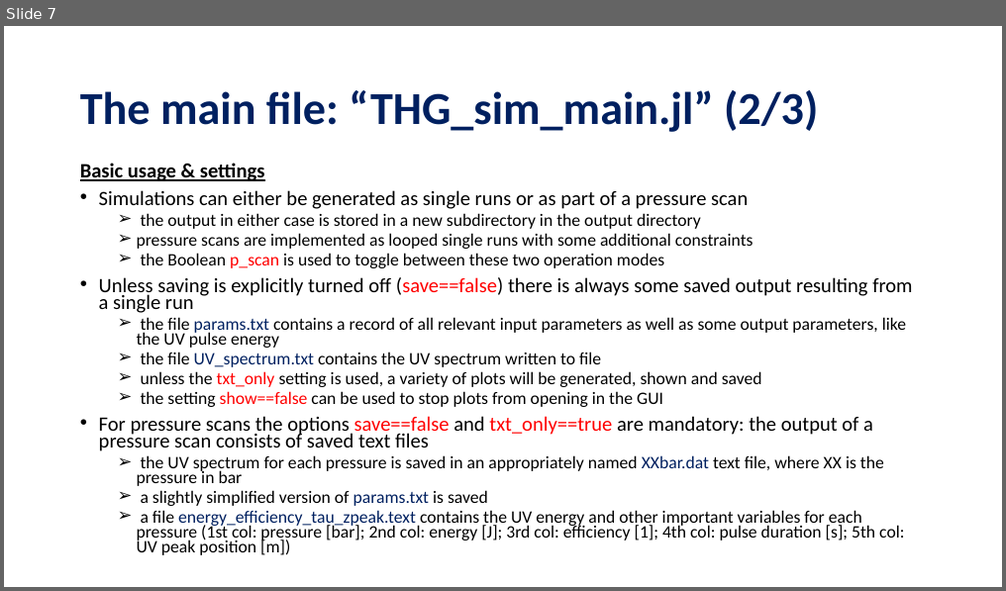
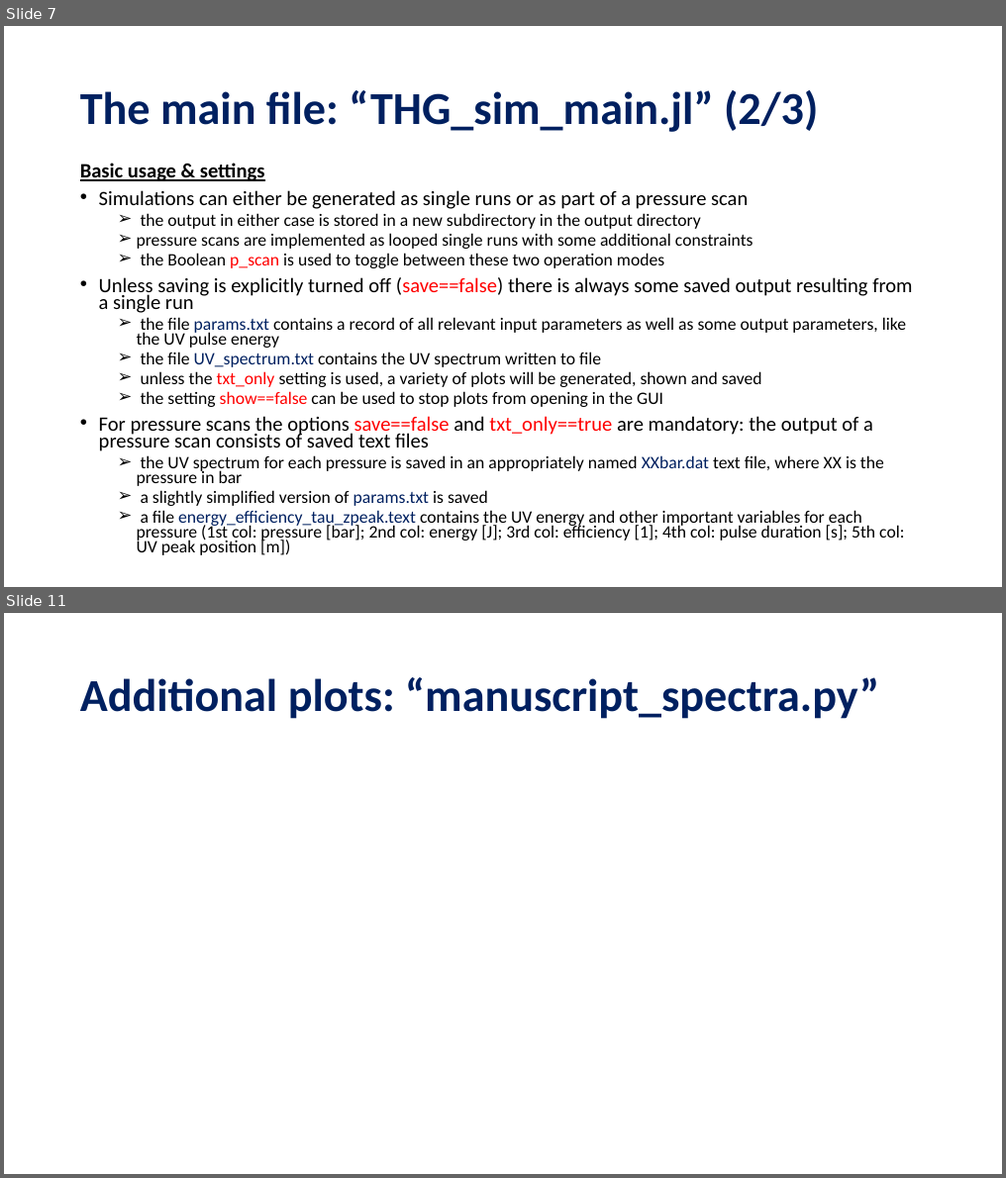
Before and after one commit to david-f-amorim/Simulating-THG-of-few-femtosecond-pulses-in-a-noble-gas-, a slide deck: presentations/DESY - Code Handover.pptx. Shown one above the other, each under a label of ours: slide 7 before the commit, slides 7 and 11 after it; the slides between them are not shown. The pictures are 1006x591 and 1006x1178 pixels, drawn with LibreOffice and Linux fonts; fonts in the diff are those of the drawing. Boxes give left, top, right and bottom in pixels: in the first picture for what was removed or moved away, otherwise in the second. Text is boxed around its words. In the diff, an @@ line names an element or a change of style, - is before the commit and + after.

```diff
--- a/presentations/DESY - Code Handover.pptx
+++ b/presentations/DESY - Code Handover.pptx
@@ slide 11 added at bbox=[4, 613, 1002, 1174], background #FFFFFF @@
@@ title added at bbox=[80, 677, 879, 719], 44 pt, text #002060, bold @@
+Additional plots: “manuscript_spectra.py”
```
Also in this commit, not shown: 5 slides changed, 1 other slide added, 8 other files.
